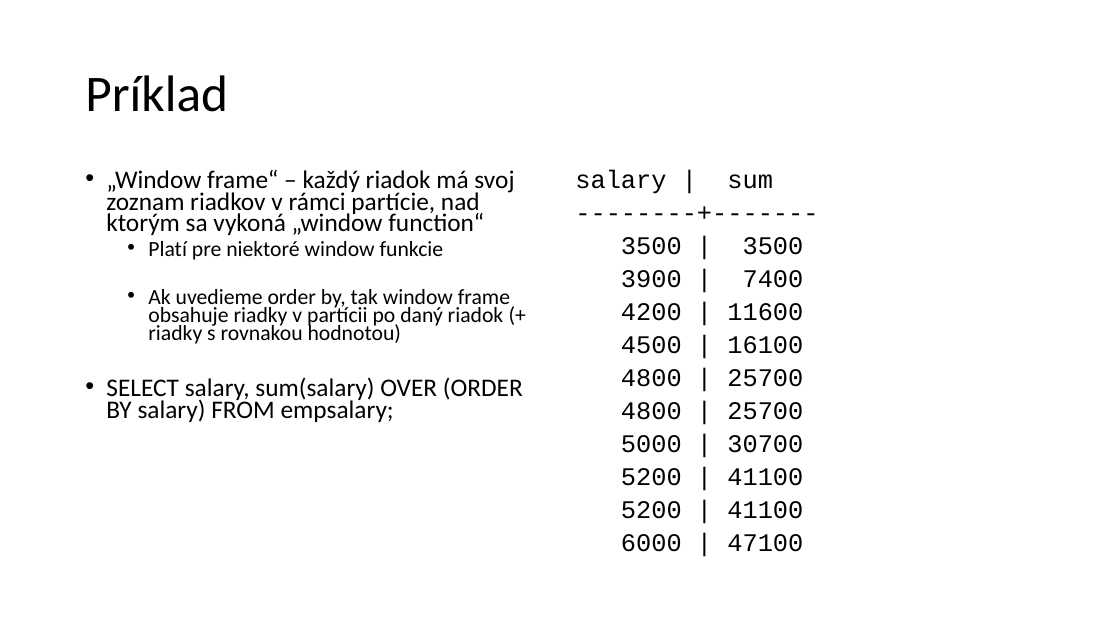
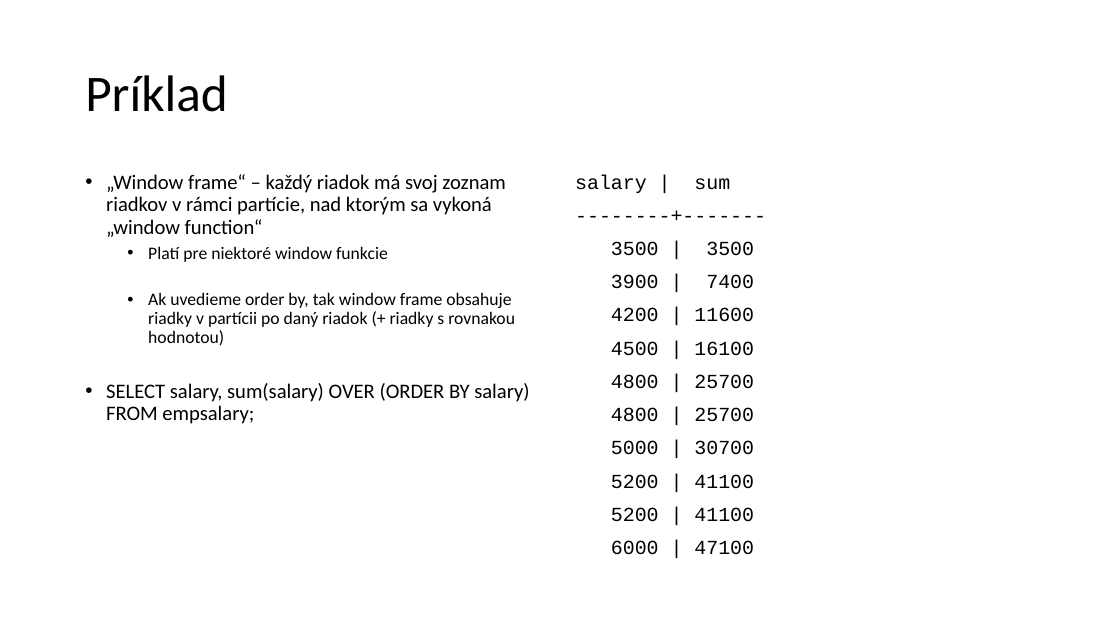
Before and after one commit to janmazak/db_praktikum, a slide deck: slide 6 of materialy/07/window_functions.pptx. Drawn at 1120x630 pixels with LibreOffice and Linux fonts; fonts in the diff are those of the drawing. Boxes give left, top, right and bottom in pixels: in the first picture for what was removed or moved away, otherwise in the second. Text is boxed around its words. In the diff, an @@ line names an element or a change of style, - is before the commit and + after.

```diff
--- a/materialy/07/window_functions.pptx
+++ b/materialy/07/window_functions.pptx
@@ text "„Window frame“ – každý riadok ..." at (106, 174, 529, 424): size 21.7 to 17.6 pt in "„Window frame“ – každý riadok má svoj ...", "SELECT salary, sum(salary) OVER (ORDER BY salary) ..."; size 18.6 to 15.1 pt in "Platí pre niektoré window funkcie", "Ak uvedieme order by, tak window frame ..."; line spacing 0.7 to 0.9 @@
@@ text "salary | sum" at (575, 174, 754, 555): size 21.7 to 17.1 pt; line spacing 0.7 to 0.9 @@
```
Also in this commit, not shown: 4 other slides changed, 12 other files.
